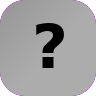
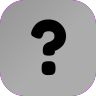
Comparing the layer stacks of the two 96 × 96 images. Changes:
painted on "?" over (30, 19, 67, 76)
